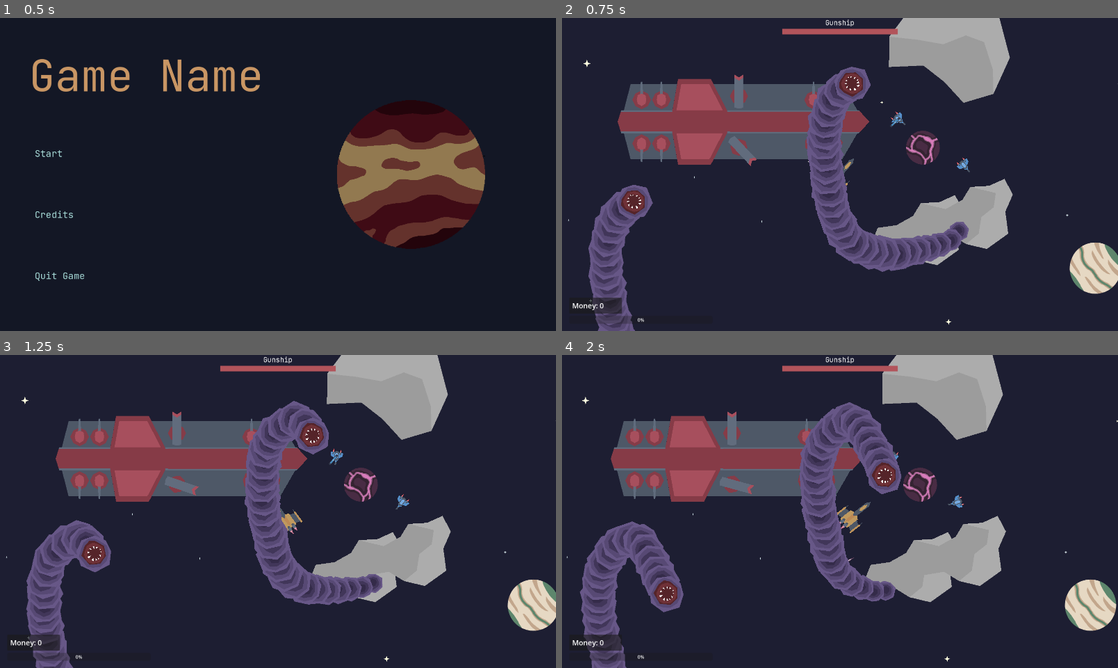
Above: before the commit, frames 1-4 (two rows, left to right).
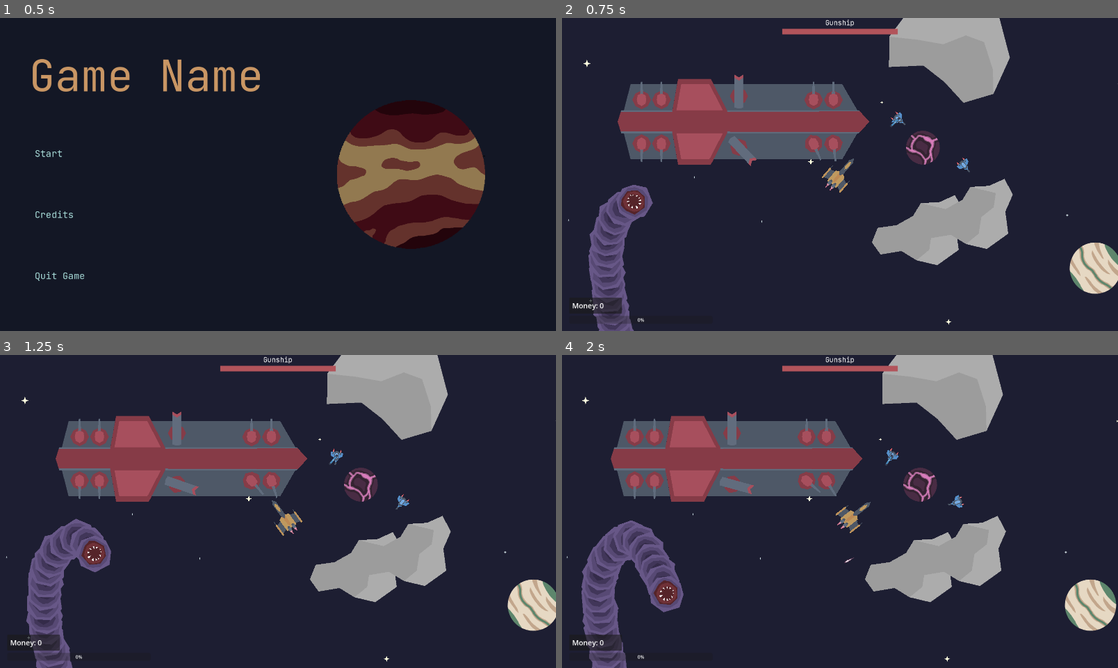
Above: after the commit, the same moments.

Repository: antax02/Ludum-Dare-58
Game: Godot game, scene res://scenes/ui/main_menu.tscn
Same seed, same stepped clock (60 frames per second), same inputs: the game is played once before the commit and once after it. The engine's default icon, where the game draws it, is replaced by a stand-in: a white triangle on a blue panel in a dark square.
Inputs (mouse positions are in pixels of both pictures, inside the frame that each line leads up to):
- Up to frame 1 (0.5 s): no input
- Up to frame 2 (0.75 s): click "Start" at 0.5 s
- Up to frame 3 (1.25 s): no input
- Up to frame 4 (2 s): move the mouse to (962, 495) at 1.27 s; hold Space (thrust) from 1.28 s (still down); hold Right mouse button (dash) from 1.28 s (still down)

Frame 1 is identical in both runs. In frame 2, 5.8% of the frame differs, in the area x 4-74%, y 15-100%; in frame 3, 5.8%; in frame 4, 6.0%, in the area x 3-61%, y 15-100%.

Commit message:
Fix node naming and ordering in level_1.tscn
Renamed 'wallet' node to 'Wallet' and adjusted node ordering for consistency. This helps maintain proper naming conventions and scene structure.

Diff:
--- a/scenes/levels/level_1.tscn
+++ b/scenes/levels/level_1.tscn
@@ -47,16 +47,14 @@
 [node name="BossUi" parent="." instance=ExtResource("13_dnkej")]
 boss_name = "Gunship"
 
-[node name="wallet" parent="." instance=ExtResource("13_mm8aj")]
+[node name="HealthBar" parent="." instance=ExtResource("14_mm8aj")]
 
-[node name="HealthBar" parent="." instance=ExtResource("14_mm8aj")]
+[node name="VoidWorm" parent="." instance=ExtResource("13_mm8aj")]
+position = Vector2(-753, 407)
+
+[node name="Wallet" parent="." instance=ExtResource("15_wtwp4")]
 
 [node name="CanvasLayer" type="CanvasLayer" parent="."]
 
 [node name="Death" parent="CanvasLayer" groups=["death"] instance=ExtResource("9_x2xxo")]
 visible = false
-
-[node name="VoidWorm" parent="." instance=ExtResource("13_mm8aj")]
-position = Vector2(-753, 407)
-
-[node name="Wallet" parent="." instance=ExtResource("15_wtwp4")]
